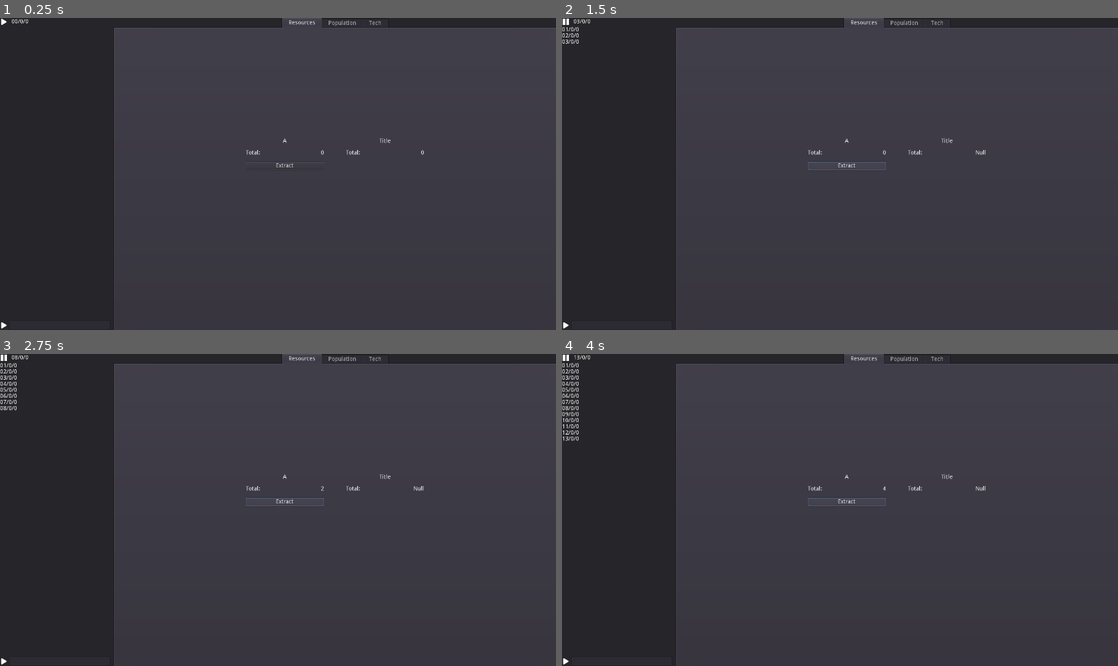
Above: before the commit, frames 1-4 (two rows, left to right).
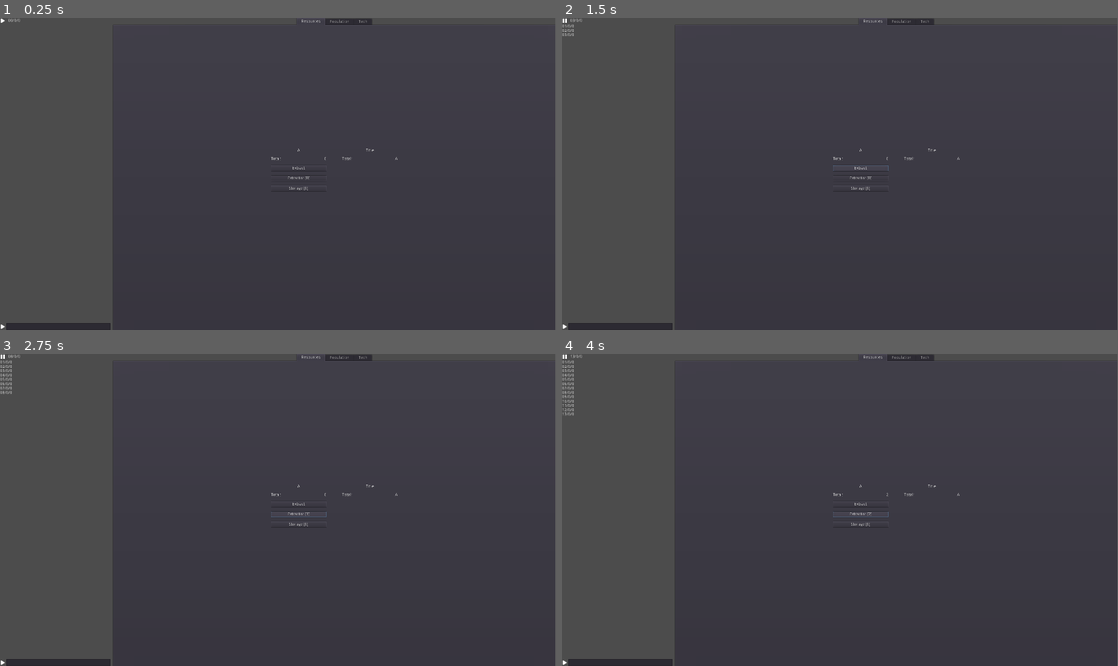
Above: after the commit, the same moments.

Repository: FRisney/incremental
Game: Godot game, scene res://main.tscn
Two runs of this game, one before a commit and one after it. Both use one fixed random seed, a clock stepped at 60 frames per second and the inputs below.
Inputs (mouse positions are in pixels of both pictures, inside the frame that each line leads up to; where the layout moved, square brackets give the same spot in the first picture):
- Up to frame 1 (0.25 s): no input
- Up to frame 2 (1.5 s): click (562, 21) [567, 21] at 0.5 s; click "Extract" at 1.25 s
- Up to frame 3 (2.75 s): click "Extract" (after the commit: "Extractor [0]") at 2 s
- Up to frame 4 (4 s): click "Extract" (after the commit: "Extractor [1]") at 2.75 s; click "Extract" (after the commit: "Extractor [2]") at 3.5 s
In our replay, the window is 800x449 before the commit and 799x449 after it. These sizes can differ from the game's own. Grey fills any space a smaller window leaves; there, only what the larger window draws over its background counts as a difference.

The runs differ from the first frame. In frame 1, 22% of the frame differs, in the area x 0-100%, y 0-100%; in frame 2, 22%; in frame 3, 22%; in frame 4, 22%.

Commit message:
Major Update
New building system
Improvement on Storage system
Centralized controll of resources via Settings Singleton
Minimaly functional extracting building
All systems function despite the UI

Diff:
--- /dev/null
+++ b/incremental/components/building.gd
@@ -0,0 +1,16 @@
+extends Button
+
+export(Settings.BuildingType) var build_type
+export(Settings.Resources) var res_type
+var button_text: String
+
+func _ready() -> void:
+	print("signal: %s (%s)" % [name,connect("pressed", self, "_on_press")])
+	match (build_type):
+		Settings.BuildingType.EXTRACTOR:
+			button_text = 'Extractor'
+
+
+func _on_press():
+	if Builder.new_building(build_type, res_type):
+		text = "%s [%s]" % [button_text,Builder.get_building_count(build_type,res_type)]
--- a/incremental/components/info/display.gd
+++ b/incremental/components/info/display.gd
@@ -1,12 +1,20 @@
 extends Label
 
+enum DisplayType {
+	NAME,
+	QUANTITY,
+}
 
-export(String) var res_type
+export(DisplayType) var display_type
+export(Settings.Resources) var res_type
 
 
 func _ready() -> void:
+	if display_type == DisplayType.NAME:
+		text = Storage.get_res_name(res_type)
+		return
 	print("signal: %s (%s)" % [name,GameTimer.connect("timeout", self, "update_text")])
 
 
 func update_text():
-	text = "%s" % Storage.get(res_type)
+	text = "%s" % Storage.get_current(res_type)
--- a/incremental/components/resource/card_resource.gd
+++ b/incremental/components/resource/card_resource.gd
@@ -1,6 +1,6 @@
 extends Button
 
-export(String) var res_type
+export(Settings.Resources) var res_type
 var accumulator:int = 0
 
 func _ready() -> void:
@@ -15,4 +15,3 @@
 	if accumulator > 2:
 		return
 	Storage.add_resource(res_type, accumulator)
-# func display_content(data):
--- a/incremental/main.tscn
+++ b/incremental/main.tscn
@@ -7,6 +7,7 @@
 [ext_resource path="res://components/info/display.gd" type="Script" id=5]
 [ext_resource path="res://time_control/play_pause.gd" type="Script" id=6]
 [ext_resource path="res://components/resource/card_resource.gd" type="Script" id=7]
+[ext_resource path="res://components/building.gd" type="Script" id=8]
 
 [sub_resource type="StyleBoxEmpty" id=1]
 
@@ -30,14 +31,7 @@
 CheckBox/styles/normal = SubResource( 1 )
 CheckBox/styles/pressed = SubResource( 1 )
 
-[node name="BG" type="Panel"]
-anchor_right = 1.0
-anchor_bottom = 1.0
-__meta__ = {
-"_edit_use_anchors_": false
-}
-
-[node name="HBoxContainer" type="HBoxContainer" parent="."]
+[node name="HBoxContainer" type="HBoxContainer"]
 anchor_right = 1.0
 anchor_bottom = 1.0
 custom_constants/separation = 10
@@ -45,31 +39,32 @@
 "_edit_use_anchors_": false
 }
 
-[node name="VBoxContainer" type="VBoxContainer" parent="HBoxContainer"]
+[node name="VBoxContainer" type="VBoxContainer" parent="."]
 margin_right = 382.0
 margin_bottom = 1080.0
 size_flags_horizontal = 3
-
-[node name="TimeControl" type="MarginContainer" parent="HBoxContainer/VBoxContainer"]
+alignment = 2
+
+[node name="TimeControl" type="MarginContainer" parent="VBoxContainer"]
 margin_right = 382.0
 margin_bottom = 18.0
 __meta__ = {
 "_edit_use_anchors_": false
 }
 
-[node name="Controls" type="HBoxContainer" parent="HBoxContainer/VBoxContainer/TimeControl"]
+[node name="Controls" type="HBoxContainer" parent="VBoxContainer/TimeControl"]
 margin_right = 70.0
 margin_bottom = 18.0
 mouse_filter = 2
 size_flags_horizontal = 0
-size_flags_vertical = 7
+size_flags_vertical = 0
 theme = SubResource( 2 )
 custom_constants/separation = 10
 __meta__ = {
 "_edit_use_anchors_": false
 }
 
-[node name="P" type="TextureButton" parent="HBoxContainer/VBoxContainer/TimeControl/Controls"]
+[node name="P" type="TextureButton" parent="VBoxContainer/TimeControl/Controls"]
 margin_right = 18.0
 margin_bottom = 18.0
 grow_horizontal = 0
@@ -86,7 +81,7 @@
 stretch_mode = 5
 script = ExtResource( 6 )
 
-[node name="Display" type="Label" parent="HBoxContainer/VBoxContainer/TimeControl/Controls"]
+[node name="Display" type="Label" parent="VBoxContainer/TimeControl/Controls"]
 margin_left = 28.0
 margin_top = 2.0
 margin_right = 70.0
@@ -99,21 +94,23 @@
 "_edit_use_anchors_": false
 }
 
-[node name="RichTextLabel" type="RichTextLabel" parent="HBoxContainer/VBoxContainer"]
+[node name="RichTextLabel" type="RichTextLabel" parent="VBoxContainer"]
 margin_top = 22.0
 margin_right = 382.0
 margin_bottom = 1052.0
+size_flags_horizontal = 3
 size_flags_vertical = 3
 bbcode_enabled = true
 scroll_following = true
 script = ExtResource( 3 )
 
-[node name="HBoxContainer" type="HBoxContainer" parent="HBoxContainer/VBoxContainer"]
+[node name="HBoxContainer" type="HBoxContainer" parent="VBoxContainer"]
 margin_top = 1056.0
 margin_right = 382.0
 margin_bottom = 1080.0
-
-[node name="TextureRect" type="TextureRect" parent="HBoxContainer/VBoxContainer/HBoxContainer"]
+size_flags_horizontal = 3
+
+[node name="TextureRect" type="TextureRect" parent="VBoxContainer/HBoxContainer"]
 margin_right = 18.0
 margin_bottom = 24.0
 size_flags_horizontal = 5
@@ -121,13 +118,13 @@
 texture = ExtResource( 1 )
 stretch_mode = 6
 
-[node name="LineEdit" type="LineEdit" parent="HBoxContainer/VBoxContainer/HBoxContainer"]
+[node name="LineEdit" type="LineEdit" parent="VBoxContainer/HBoxContainer"]
 margin_left = 22.0
 margin_right = 382.0
 margin_bottom = 24.0
 size_flags_horizontal = 3
 
-[node name="Main" type="TabContainer" parent="HBoxContainer"]
+[node name="Main" type="TabContainer" parent="."]
 margin_left = 392.0
 margin_right = 1920.0
 margin_bottom = 1080.0
@@ -137,7 +134,7 @@
 "_edit_use_anchors_": false
 }
 
-[node name="Resources" type="CenterContainer" parent="HBoxContainer/Main"]
+[node name="Resources" type="CenterContainer" parent="Main"]
 anchor_right = 1.0
 anchor_bottom = 1.0
 margin_left = 4.0
@@ -145,7 +142,7 @@
 margin_right = -4.0
 margin_bottom = -4.0
 
-[node name="Grid2" type="GridContainer" parent="HBoxContainer/Main/Resources"]
+[node name="Grid2" type="GridContainer" parent="Main/Resources"]
 margin_left = 516.0
 margin_top = 388.0
 margin_right = 1004.0
@@ -159,7 +156,7 @@
 "_edit_use_anchors_": false
 }
 
-[node name="ResA" type="MarginContainer" parent="HBoxContainer/Main/Resources/Grid2"]
+[node name="ResA" type="MarginContainer" parent="Main/Resources/Grid2"]
 margin_right = 242.0
 margin_bottom = 267.0
 rect_min_size = Vector2( 242, 267 )
@@ -174,14 +171,14 @@
 "_edit_vertical_guides_": [  ]
 }
 
-[node name="Scroll" type="ScrollContainer" parent="HBoxContainer/Main/Resources/Grid2/ResA"]
+[node name="Scroll" type="ScrollContainer" parent="Main/Resources/Grid2/ResA"]
 margin_left = 25.0
 margin_top = 32.0
 margin_right = 217.0
 margin_bottom = 235.0
 scroll_horizontal_enabled = false
 
-[node name="VBox" type="VBoxContainer" parent="HBoxContainer/Main/Resources/Grid2/ResA/Scroll"]
+[node name="VBox" type="VBoxContainer" parent="Main/Resources/Grid2/ResA/Scroll"]
 margin_right = 192.0
 margin_bottom = 203.0
 mouse_filter = 2
@@ -189,26 +186,28 @@
 size_flags_vertical = 3
 custom_constants/separation = 15
 
-[node name="Title" type="Label" parent="HBoxContainer/Main/Resources/Grid2/ResA/Scroll/VBox"]
-margin_right = 192.0
-margin_bottom = 14.0
-text = "A"
-align = 1
-__meta__ = {
-"_edit_use_anchors_": false
-}
-
-[node name="Total" type="HBoxContainer" parent="HBoxContainer/Main/Resources/Grid2/ResA/Scroll/VBox"]
+[node name="Title" type="Label" parent="Main/Resources/Grid2/ResA/Scroll/VBox"]
+margin_right = 192.0
+margin_bottom = 14.0
+text = "Resource Title"
+align = 1
+script = ExtResource( 5 )
+__meta__ = {
+"_edit_use_anchors_": false
+}
+
+[node name="Total" type="HBoxContainer" parent="Main/Resources/Grid2/ResA/Scroll/VBox"]
 margin_top = 29.0
 margin_right = 192.0
 margin_bottom = 43.0
+hint_tooltip = "consumption:		1/tk"
 mouse_filter = 0
 size_flags_horizontal = 3
 __meta__ = {
 "_edit_use_anchors_": false
 }
 
-[node name="Desc" type="Label" parent="HBoxContainer/Main/Resources/Grid2/ResA/Scroll/VBox/Total"]
+[node name="Desc" type="Label" parent="Main/Resources/Grid2/ResA/Scroll/VBox/Total"]
 margin_right = 35.0
 margin_bottom = 14.0
 size_flags_vertical = 1
@@ -219,14 +218,14 @@
 "_edit_use_anchors_": false
 }
 
-[node name="HSplit" type="HSplitContainer" parent="HBoxContainer/Main/Resources/Grid2/ResA/Scroll/VBox/Total"]
+[node name="HSplit" type="HSplitContainer" parent="Main/Resources/Grid2/ResA/Scroll/VBox/Total"]
 margin_left = 39.0
 margin_right = 180.0
 margin_bottom = 14.0
 size_flags_horizontal = 3
 dragger_visibility = 1
 
-[node name="Val" type="Label" parent="HBoxContainer/Main/Resources/Grid2/ResA/Scroll/VBox/Total"]
+[node name="Val" type="Label" parent="Main/Resources/Grid2/ResA/Scroll/VBox/Total"]
 margin_left = 184.0
 margin_right = 192.0
 margin_bottom = 14.0
@@ -238,9 +237,9 @@
 __meta__ = {
 "_edit_use_anchors_": false
 }
-res_type = "res_a"
-
-[node name="Extract" type="Button" parent="HBoxContainer/Main/Resources/Grid2/ResA/Scroll/VBox"]
+display_type = 1
+
+[node name="Extract" type="Button" parent="Main/Resources/Grid2/ResA/Scroll/VBox"]
 margin_top = 58.0
 margin_right = 192.0
 margin_bottom = 78.0
@@ -251,111 +250,25 @@
 __meta__ = {
 "_editor_description_": ""
 }
-res_type = "res_a"
-
-[node name="Extractor" type="HBoxContainer" parent="HBoxContainer/Main/Resources/Grid2/ResA/Scroll/VBox"]
-visible = false
+
+[node name="Extrator" type="Button" parent="Main/Resources/Grid2/ResA/Scroll/VBox"]
 margin_top = 93.0
 margin_right = 192.0
 margin_bottom = 113.0
-size_flags_horizontal = 3
-custom_constants/separation = 0
-__meta__ = {
-"_edit_use_anchors_": false
-}
-
-[node name="Main" type="Button" parent="HBoxContainer/Main/Resources/Grid2/ResA/Scroll/VBox/Extractor"]
-margin_right = 152.0
-margin_bottom = 20.0
 mouse_default_cursor_shape = 2
 size_flags_horizontal = 3
 text = "Extractor [0]"
-
-[node name="Plus" type="Button" parent="HBoxContainer/Main/Resources/Grid2/ResA/Scroll/VBox/Extractor"]
-margin_left = 152.0
-margin_right = 172.0
-margin_bottom = 20.0
-rect_min_size = Vector2( 20, 20 )
+script = ExtResource( 8 )
+
+[node name="Storage" type="Button" parent="Main/Resources/Grid2/ResA/Scroll/VBox"]
+margin_top = 128.0
+margin_right = 192.0
+margin_bottom = 148.0
 mouse_default_cursor_shape = 2
-text = "+"
-
-[node name="Minus" type="Button" parent="HBoxContainer/Main/Resources/Grid2/ResA/Scroll/VBox/Extractor"]
-margin_left = 172.0
-margin_right = 192.0
-margin_bottom = 20.0
-rect_min_size = Vector2( 20, 20 )
-mouse_default_cursor_shape = 2
-text = "-"
-
-[node name="Storage1" type="HBoxContainer" parent="HBoxContainer/Main/Resources/Grid2/ResA/Scroll/VBox"]
-visible = false
-margin_top = 93.0
-margin_right = 192.0
-margin_bottom = 113.0
-size_flags_horizontal = 3
-custom_constants/separation = 0
-__meta__ = {
-"_edit_use_anchors_": false
-}
-
-[node name="Main" type="Button" parent="HBoxContainer/Main/Resources/Grid2/ResA/Scroll/VBox/Storage1"]
-margin_right = 152.0
-margin_bottom = 20.0
-mouse_default_cursor_shape = 2
-size_flags_horizontal = 3
-text = "Storage 1 [0]"
-
-[node name="Plus" type="Button" parent="HBoxContainer/Main/Resources/Grid2/ResA/Scroll/VBox/Storage1"]
-margin_left = 152.0
-margin_right = 172.0
-margin_bottom = 20.0
-rect_min_size = Vector2( 20, 20 )
-mouse_default_cursor_shape = 2
-text = "+"
-
-[node name="Minus" type="Button" parent="HBoxContainer/Main/Resources/Grid2/ResA/Scroll/VBox/Storage1"]
-margin_left = 172.0
-margin_right = 192.0
-margin_bottom = 20.0
-rect_min_size = Vector2( 20, 20 )
-mouse_default_cursor_shape = 2
-text = "-"
-
-[node name="Storage2" type="HBoxContainer" parent="HBoxContainer/Main/Resources/Grid2/ResA/Scroll/VBox"]
-visible = false
-margin_top = 93.0
-margin_right = 192.0
-margin_bottom = 113.0
-size_flags_horizontal = 3
-custom_constants/separation = 0
-__meta__ = {
-"_edit_use_anchors_": false
-}
-
-[node name="Main" type="Button" parent="HBoxContainer/Main/Resources/Grid2/ResA/Scroll/VBox/Storage2"]
-margin_right = 152.0
-margin_bottom = 20.0
-mouse_default_cursor_shape = 2
-size_flags_horizontal = 3
-text = "Storage 2 [0]"
-
-[node name="Plus" type="Button" parent="HBoxContainer/Main/Resources/Grid2/ResA/Scroll/VBox/Storage2"]
-margin_left = 152.0
-margin_right = 172.0
-margin_bottom = 20.0
-rect_min_size = Vector2( 20, 20 )
-mouse_default_cursor_shape = 2
-text = "+"
-
-[node name="Minus" type="Button" parent="HBoxContainer/Main/Resources/Grid2/ResA/Scroll/VBox/Storage2"]
-margin_left = 172.0
-margin_right = 192.0
-margin_bottom = 20.0
-rect_min_size = Vector2( 20, 20 )
-mouse_default_cursor_shape = 2
-text = "-"
-
-[node name="Info" type="MarginContainer" parent="HBoxContainer/Main/Resources/Grid2"]
+size_flags_horizontal = 3
+text = "Storage [0]"
+
+[node name="Info" type="MarginContainer" parent="Main/Resources/Grid2"]
 margin_left = 246.0
 margin_right = 488.0
 margin_bottom = 267.0
@@ -371,13 +284,13 @@
 "_edit_vertical_guides_": [  ]
 }
 
-[node name="S" type="ScrollContainer" parent="HBoxContainer/Main/Resources/Grid2/Info"]
+[node name="S" type="ScrollContainer" parent="Main/Resources/Grid2/Info"]
 margin_left = 25.0
 margin_top = 32.0
 margin_right = 217.0
 margin_bottom = 235.0
 
-[node name="V" type="VBoxContainer" parent="HBoxContainer/Main/Resources/Grid2/Info/S"]
+[node name="V" type="VBoxContainer" parent="Main/Resources/Grid2/Info/S"]
 margin_right = 192.0
 margin_bottom = 203.0
 mouse_filter = 2
@@ -385,7 +298,7 @@
 size_flags_vertical = 3
 custom_constants/separation = 15
 
-[node name="T" type="Label" parent="HBoxContainer/Main/Resources/Grid2/Info/S/V"]
+[node name="T" type="Label" parent="Main/Resources/Grid2/Info/S/V"]
 margin_right = 192.0
 margin_bottom = 14.0
 text = "Title"
@@ -394,7 +307,7 @@
 "_edit_use_anchors_": false
 }
 
-[node name="Label" type="HBoxContainer" parent="HBoxContainer/Main/Resources/Grid2/Info/S/V"]
+[node name="Label" type="HBoxContainer" parent="Main/Resources/Grid2/Info/S/V"]
 margin_top = 29.0
 margin_right = 192.0
 margin_bottom = 43.0
@@ -403,7 +316,7 @@
 "_edit_use_anchors_": false
 }
 
-[node name="Desc" type="Label" parent="HBoxContainer/Main/Resources/Grid2/Info/S/V/Label"]
+[node name="Desc" type="Label" parent="Main/Resources/Grid2/Info/S/V/Label"]
 margin_right = 35.0
 margin_bottom = 14.0
 size_flags_vertical = 1
@@ -414,14 +327,14 @@
 "_edit_use_anchors_": false
 }
 
-[node name="S" type="HSplitContainer" parent="HBoxContainer/Main/Resources/Grid2/Info/S/V/Label"]
+[node name="S" type="HSplitContainer" parent="Main/Resources/Grid2/Info/S/V/Label"]
 margin_left = 39.0
 margin_right = 180.0
 margin_bottom = 14.0
 size_flags_horizontal = 3
 dragger_visibility = 1
 
-[node name="Val" type="Label" parent="HBoxContainer/Main/Resources/Grid2/Info/S/V/Label"]
+[node name="Val" type="Label" parent="Main/Resources/Grid2/Info/S/V/Label"]
 margin_left = 184.0
 margin_right = 192.0
 margin_bottom = 14.0
@@ -434,7 +347,7 @@
 "_edit_use_anchors_": false
 }
 
-[node name="Population" type="CenterContainer" parent="HBoxContainer/Main"]
+[node name="Population" type="CenterContainer" parent="Main"]
 visible = false
 anchor_right = 1.0
 anchor_bottom = 1.0
@@ -443,7 +356,7 @@
 margin_right = -4.0
 margin_bottom = -4.0
 
-[node name="Grid" type="GridContainer" parent="HBoxContainer/Main/Population"]
+[node name="Grid" type="GridContainer" parent="Main/Population"]
 margin_left = 760.0
 margin_top = 522.0
 margin_right = 760.0
@@ -457,7 +370,7 @@
 "_edit_use_anchors_": false
 }
 
-[node name="Tech" type="CenterContainer" parent="HBoxContainer/Main"]
+[node name="Tech" type="CenterContainer" parent="Main"]
 visible = false
 anchor_right = 1.0
 anchor_bottom = 1.0
@@ -466,7 +379,7 @@
 margin_right = -4.0
 margin_bottom = -4.0
 
-[node name="Grid" type="GridContainer" parent="HBoxContainer/Main/Tech"]
+[node name="Grid" type="GridContainer" parent="Main/Tech"]
 margin_left = 760.0
 margin_top = 522.0
 margin_right = 760.0
--- /dev/null
+++ b/incremental/managers/builder.gd
@@ -0,0 +1,72 @@
+extends Node
+
+var extractors:Dictionary = {
+	Settings.Resources.A: {
+		"quantity": 0,
+		"extraction_time": {
+			"total": 2,
+			"left": 0,
+		},
+		"base_cost": {
+			Settings.Resources.A: 2,
+		},
+		"base_production": {
+			Settings.Resources.A: 1,
+		},
+	},
+}
+
+func _ready() -> void:
+	print("signal: %s (%s)" % [name,GameTimer.connect("timeout", self, "_on_tick")])
+
+func _on_tick() -> void:
+	for res in extractors:
+		for res_prod in extractors[res].base_production:
+			if extractors[res].extraction_time.left == extractors[res].extraction_time.total:
+				Storage.add_resource(res,extractors[res].base_production[res_prod] * extractors[res].quantity)
+				extractors[res].extraction_time.left = 0
+			else:
+				extractors[res].extraction_time.left += 1
+
+
+func get_building_count(type:int=-1,prod:int=-1) -> Dictionary:
+	match (type):
+		Settings.BuildingType.EXTRACTOR:
+			if prod != -1:
+				return extractors[prod].quantity
+			else:
+				var dict:Dictionary = {}
+				for prod in extractors:
+					dict[prod] = extractors[prod].quantity
+				return dict
+		_:
+			return {}
+
+func new_building(type:int,product:int) -> bool:
+	if type == Settings.BuildingType.EXTRACTOR:
+		var base_costs:Dictionary = extractors[product].base_cost
+		var costs_met:int = 0
+		var res_costs:Dictionary = {}
+		var quantity:int = extractors[product].quantity
+
+		for base_res_cost in base_costs:
+			var base_cost = base_costs[base_res_cost]
+			var cost = ceil( pow( quantity, base_cost ) )
+			if cost < 1 :
+				cost = 1
+			res_costs[base_res_cost] =  cost
+			print("%s extractor costs %s" % [Storage.get_res_name(base_res_cost),res_costs])
+			if Storage.get_current(base_res_cost) >= cost:
+				print("cost met %s/%s" % [res_costs,Storage.resources])
+				costs_met += 1;
+
+		if costs_met == len(base_costs):
+			for res in res_costs:
+				Storage.sub_resource(res, res_costs[res])
+			extractors[product].quantity += 1
+			return true
+		else:
+			print("Not Enough resources %s/%s" % [res_costs,Storage.resources])
+			return false
+	else:
+		return false
--- a/incremental/managers/building.gd
+++ /dev/null
@@ -1,16 +0,0 @@
-extends Node
-
-
-# Declare member variables here. Examples:
-# var a = 2
-# var b = "text"
-
-
-# Called when the node enters the scene tree for the first time.
-func _ready():
-	pass # Replace with function body.
-
-
-# Called every frame. 'delta' is the elapsed time since the previous frame.
-#func _process(delta):
-#	pass
--- /dev/null
+++ b/incremental/managers/population.gd
@@ -0,0 +1 @@
+extends Node
--- a/incremental/managers/resource_loader.gd
+++ /dev/null
@@ -1,5 +0,0 @@
-extends Node
-
-# onready var HoverStyle = preload("res://themes/card_hover.stylebox") as Resource
-# onready var LabelInfo = preload("res://components/card_info/label_info.tscn") as PackedScene
-# onready var TitleInfo = preload("res://components/card_info/title_info.tscn") as PackedScene
--- /dev/null
+++ b/incremental/managers/settings.gd
@@ -0,0 +1,8 @@
+extends Node
+
+enum Resources { A, B, C, D, E }
+
+enum BuildingType {
+	EXTRACTOR,
+	STORAGE,
+}
--- a/incremental/managers/storage.gd
+++ b/incremental/managers/storage.gd
@@ -1,12 +1,43 @@
 extends Node
 
-var res_a : int = 0
+const resources = {
+	Settings.Resources.A: {
+		'name': 'A',
+		'max': 100,
+		'current': 0,
+	},
 
-const resource_descriptor = {
-	"res_a": "A",
 }
 
+func get_res_name(res:int) -> String:
+	return resources[res].name
 
-func add_resource(res: String, inc: int = 1):
-	set(res, get(res)+inc)
-	print(get(res))
+func get_current(res: int) -> int:
+	if resources.has(res):
+		return resources[res].current
+	else:
+		return -1
+
+func get_max(res: int) -> int:
+	if resources.has(res):
+		return resources[res].max
+	else:
+		return -1
+
+func add_resource(res: int, inc: int = 1):
+	var rmax = resources[res].max
+	var current = resources[res].current
+
+	if rmax - current == 0:
+		pass
+
+	if rmax > current:
+		current += inc
+
+	if current > rmax:
+		current = rmax
+
+	resources[res].current = current
+
+func sub_resource(res: int, ammount: int):
+	resources[res].current -= ammount
--- a/incremental/project.godot
+++ b/incremental/project.godot
@@ -21,8 +21,10 @@
 
 [autoload]
 
+Settings="*res://managers/settings.gd"
 GameTimer="*res://managers/timer.gd"
 Storage="*res://managers/storage.gd"
+Builder="*res://managers/builder.gd"
 
 [debug]
 
@@ -36,8 +38,7 @@
 
 window/size/width=1920
 window/size/height=1080
-window/size/test_width=1366
-window/size/test_height=768
+window/dpi/allow_hidpi=true
 
 [rendering]
 
Not shown: 1 places in incremental/main.tscn that only renumber resources
